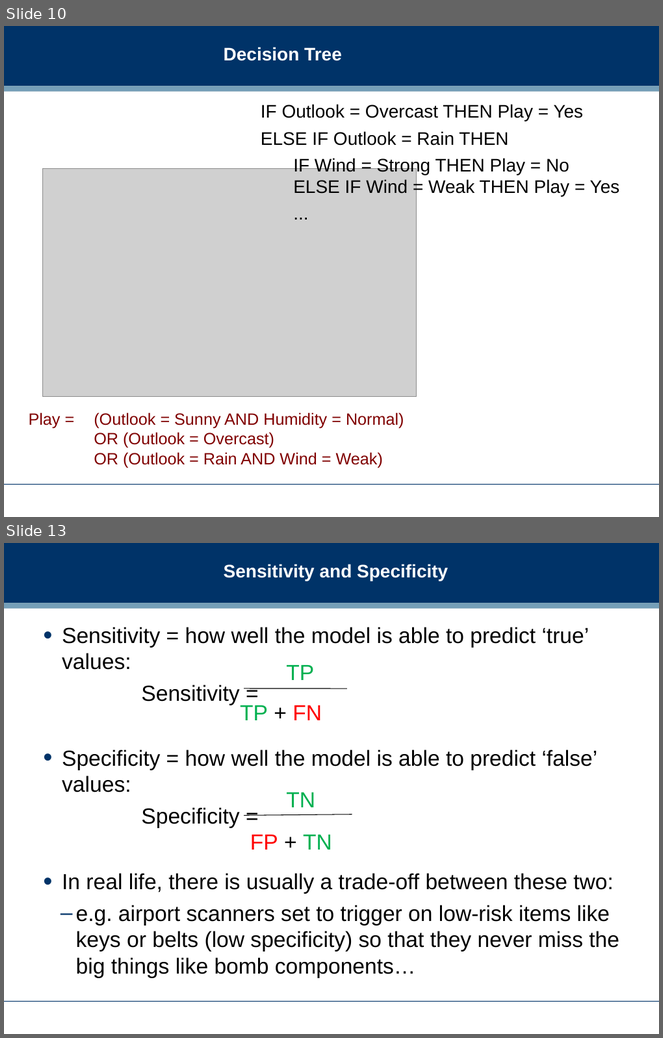
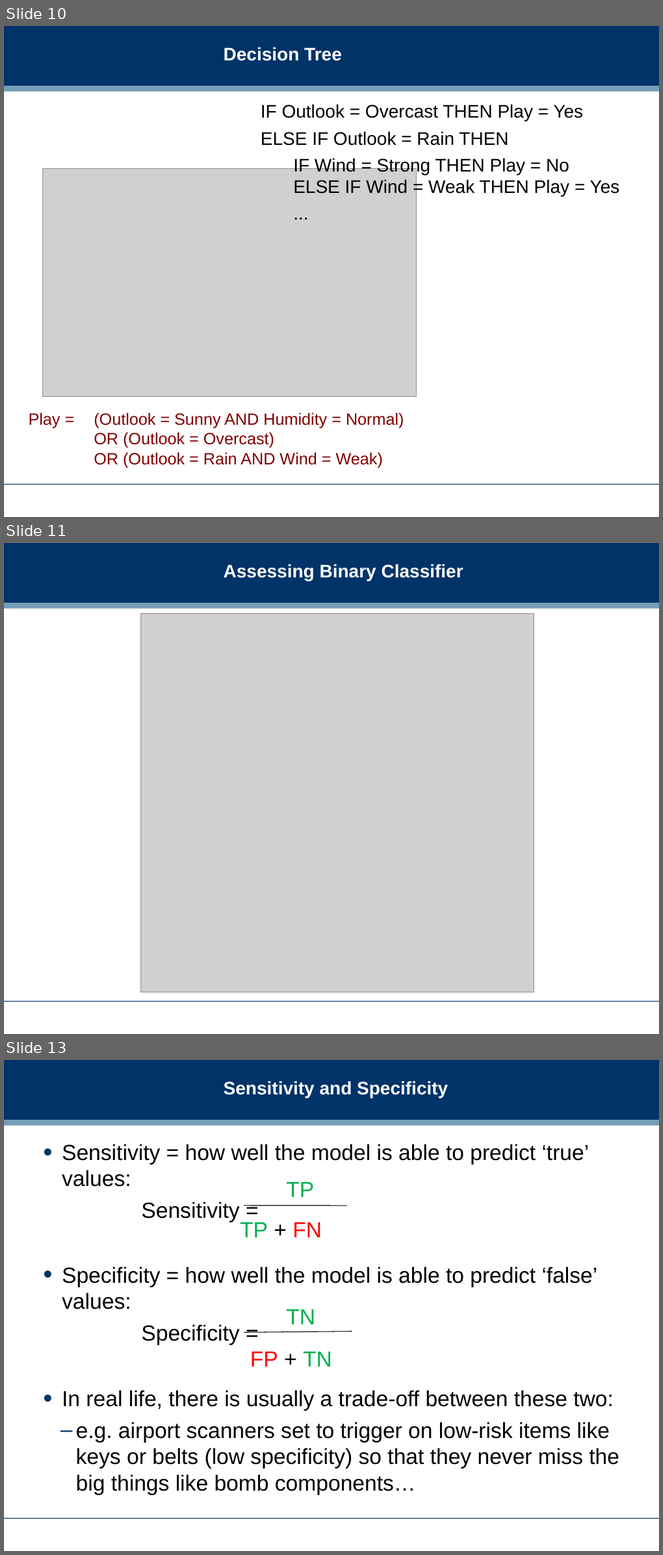
Before and after one commit to dreamind/ix, a slide deck: lectures/analysis/tools-analysis-2.ppt. Shown one above the other, each under a label of ours: slides 10 and 13 before the commit, slides 10, 11 and 13 after it; the slides between them are not shown. The pictures are 663x1038 and 663x1555 pixels, drawn with LibreOffice and Linux fonts; fonts in the diff are those of the drawing; grey boxes stand for pictures; background and template pictures are left out. Boxes give left, top, right and bottom in pixels: in the first picture for what was removed or moved away, otherwise in the second. Text is boxed around its words. In the diff, an @@ line names an element or a change of style, - is before the commit and + after.

```diff
--- a/lectures/analysis/tools-analysis-2.ppt
+++ b/lectures/analysis/tools-analysis-2.ppt
@@ slide 11 added at [4, 543, 659, 1034], background #FFFFFF; not listed: 3 template elements that a slide beside it also shows @@
@@ title added at [224, 564, 464, 581], 20 pt, text #FFFFFF, bold @@
+Assessing Binary Classifier
@@ picture added at [141, 613, 534, 991] @@
```
Also in this commit, not shown: 1 slide changed, 1 slide removed, 1 other file.
